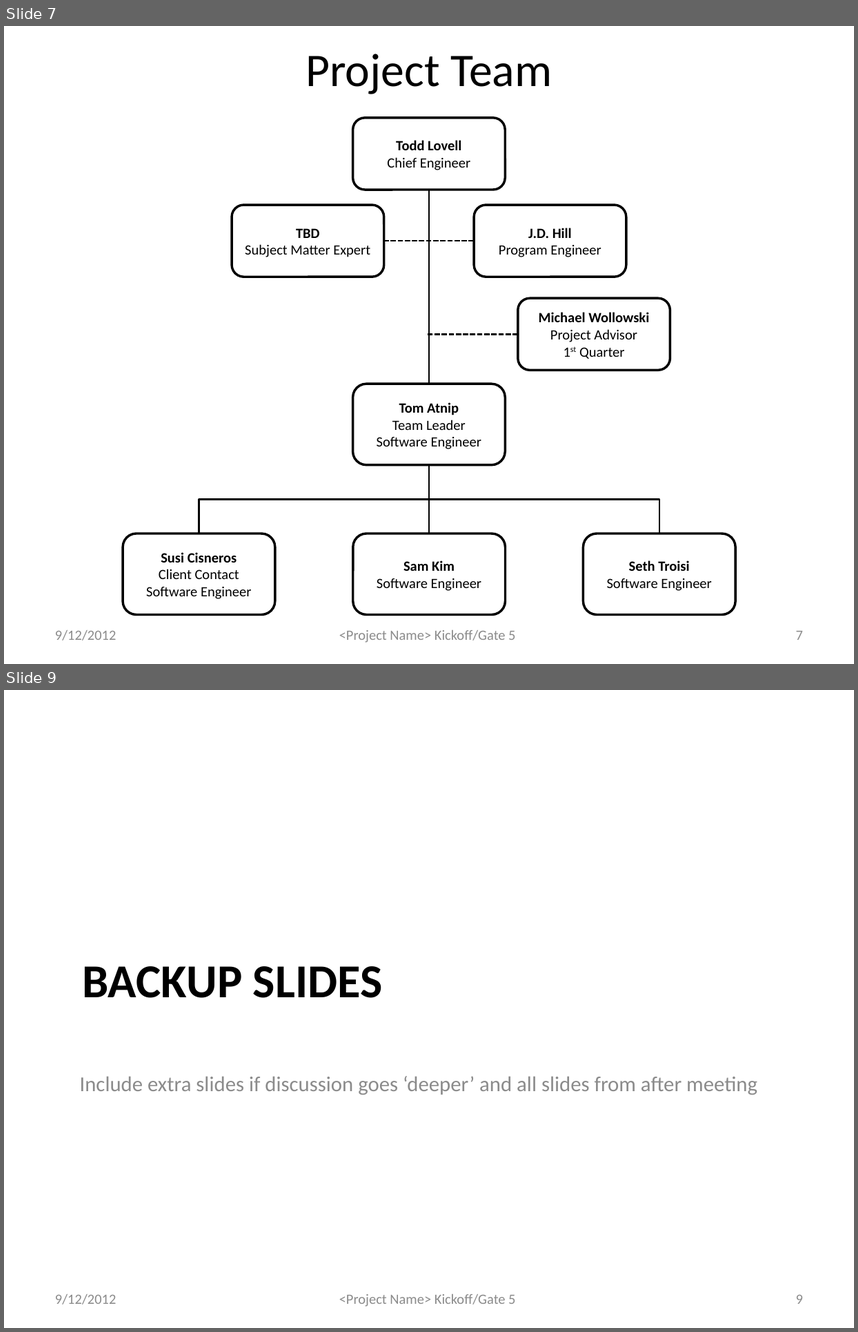
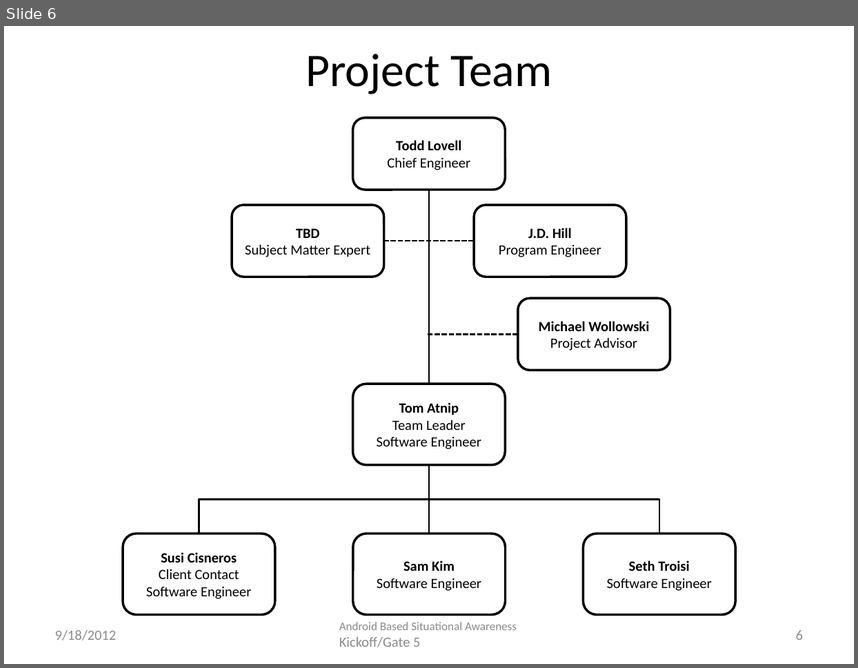
Before and after one commit to atniptw/Senior-Project, a slide deck: Documents/PowerPoints/Senior Design Project - Gate 5 1.0.pptx. Shown one above the other, each under a label of ours: slides 7 and 9 before the commit, slide 6 after it; the slides between them are not shown. The pictures are 858x1332 and 858x668 pixels, drawn with LibreOffice and Linux fonts; fonts in the diff are those of the drawing. Boxes give left, top, right and bottom in pixels: in the first picture for what was removed or moved away, otherwise in the second. Text is boxed around its words. In the diff, an @@ line names an element or a change of style, - is before the commit and + after.

```diff
--- a/Documents/PowerPoints/Senior Design Project - Gate 5 1.0.pptx
+++ b/Documents/PowerPoints/Senior Design Project - Gate 5 1.0.pptx
@@ slide 9 removed at <box>4,690,854,1328</box>, background #FFFFFF; not listed: 1 template element that a slide beside it also shows @@
@@ title removed at <box>82,966,383,998</box> @@
-BACKUP SLIDES
@@ text removed at <box>80,1076,757,1094</box> @@
-Include extra slides if discussion goes ‘deeper’ and all slides from after meeting
@@ text removed at <box>55,1294,116,1304</box> @@
-9/12/2012
@@ page number removed at <box>796,1294,803,1303</box> @@
-9
@@ what was slide 7 is now slide 6 @@
@@ slide 6 changed as well @@
@@ text in rounded rectangle at <box>579,347,625,359</box>: paragraph removed @@
-1st Quarter
@@ text at <box>339,621,517,647</box>: text changed; size 12 to 10 pt @@
-<Project Name> Kickoff/Gate 5
+Android Based Situational Awareness Kickoff/Gate 5
@@ text at <box>55,630,116,640</box>: text changed @@
-9/12/2012
+9/18/2012
@@ page number at <box>796,630,803,639</box>: text changed @@
-7
+6
```
Also in this commit, not shown: 6 other slides changed, 3 other slides removed, 7 other files.
